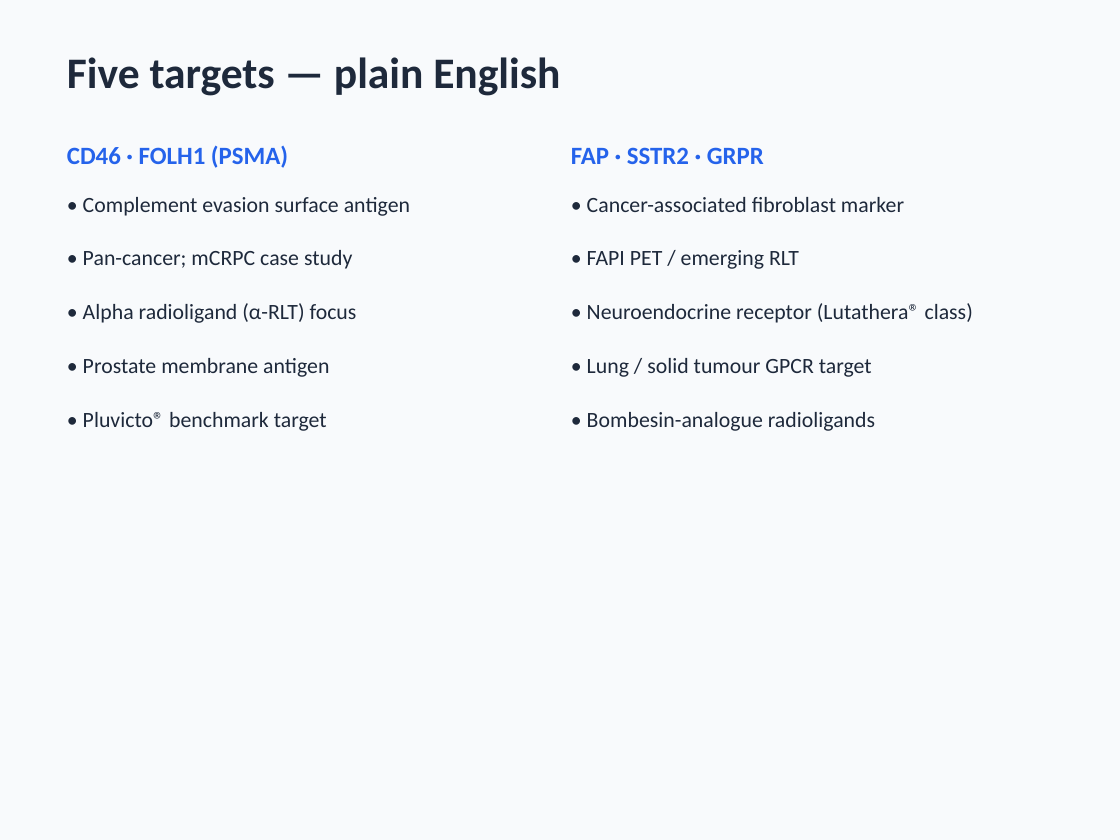
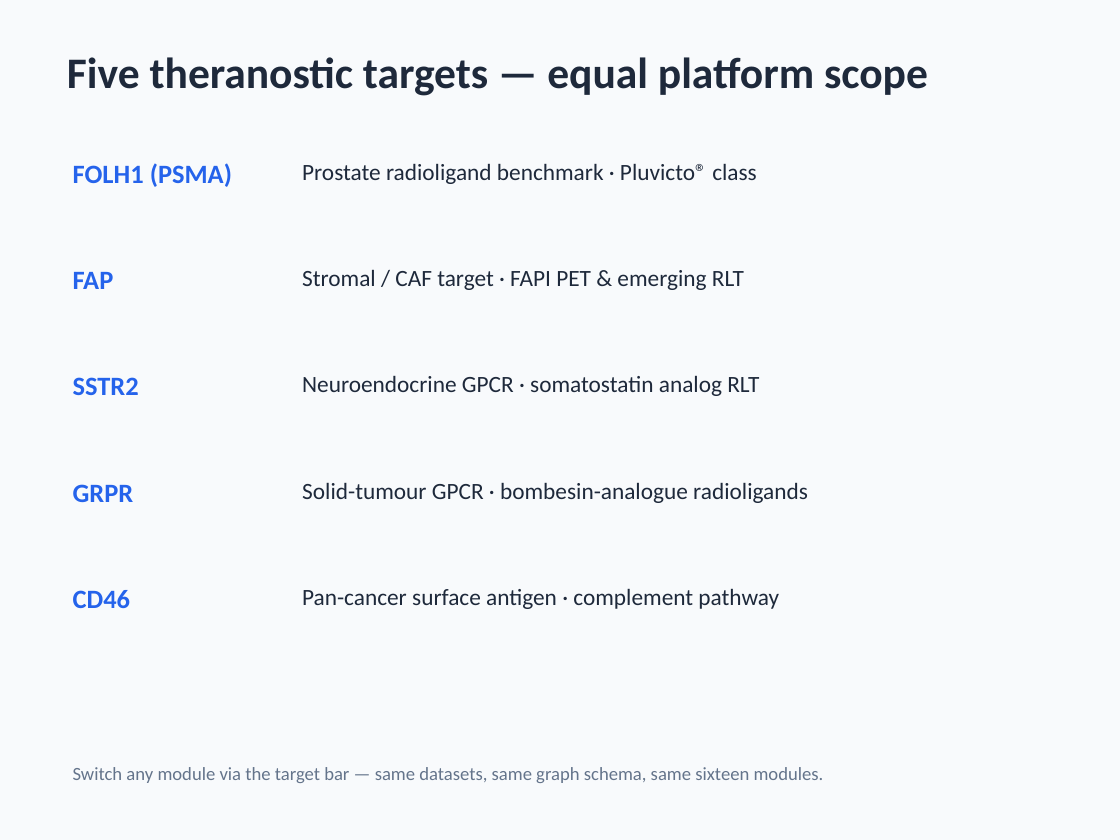
Before and after one commit to eurth/cd46-precision-medicine-platform, a slide deck: slide 4 of reports/OncoBridge_Demo_Presentation.pptx. Drawn at 1120x840 pixels with LibreOffice and Linux fonts; fonts in the diff are those of the drawing. Boxes give left, top, right and bottom in pixels: in the first picture for what was removed or moved away, otherwise in the second. Text is boxed around its words. In the diff, an @@ line names an element or a change of style, - is before the commit and + after.

Commit message:
Rebalance demo docs and PPT for equal five-target positioning.

```diff
--- a/reports/OncoBridge_Demo_Presentation.pptx
+++ b/reports/OncoBridge_Demo_Presentation.pptx
@@ text at [67,57,928,96]: text changed @@
-Five targets — plain English
+Five theranostic targets — equal platform scope
@@ text at [73,163,232,187]: text changed; size 16 to 17 pt @@
-CD46 · FOLH1 (PSMA)
+FOLH1 (PSMA)
@@ text added at [302,163,757,184], 15 pt, text #1E293B @@
+Prostate radioligand benchmark · Pluvicto® class
@@ text removed at [83,197,410,216] @@
-• Complement evasion surface antigen
@@ text removed at [587,197,904,212] @@
-• Cancer-associated fibroblast marker
@@ text at [302,269,744,290]: text changed; size 14 to 15 pt @@
-• FAPI PET / emerging RLT
+Stromal / CAF target · FAPI PET & emerging RLT
@@ text at [73,272,114,289]: text changed; size 14 to 17 pt; text colour #1E293B to #2563EB; bold on @@
-• Pan-cancer; mCRPC case study
+FAP
@@ text removed at [83,303,357,323] @@
-• Alpha radioligand (α-RLT) focus
@@ text removed at [587,303,973,323] @@
-• Neuroendocrine receptor (Lutathera® class)
@@ text at [73,377,139,395]: text changed; size 14 to 17 pt; text colour #1E293B to #2563EB; bold on @@
-• Prostate membrane antigen
+SSTR2
@@ text added at [302,375,759,396], 15 pt, text #1E293B @@
+Neuroendocrine GPCR · somatostatin analog RLT
@@ text removed at [83,412,327,431] @@
-• Pluvicto® benchmark target
@@ text at [73,484,134,502]: text changed; size 16 to 17 pt @@
-FAP · SSTR2 · GRPR
+GRPR
@@ text at [302,482,808,503]: text changed; size 14 to 15 pt @@
-• Bombesin-analogue radioligands
+Solid-tumour GPCR · bombesin-analogue radioligands
@@ text added at [73,590,130,608], 17 pt, text #2563EB, bold @@
+CD46
@@ text added at [302,588,779,609], 15 pt, text #1E293B @@
+Pan-cancer surface antigen · complement pathway
@@ text at [73,767,824,783]: text changed; size 14 to 12 pt; text colour #1E293B to #64748B @@
-• Lung / solid tumour GPCR target
+Switch any module via the target bar — same datasets, same graph schema, same sixteen modules.
```
Also in this commit, not shown: 11 other slides changed, 1 slide added, 1 slide removed, 5 other files.
